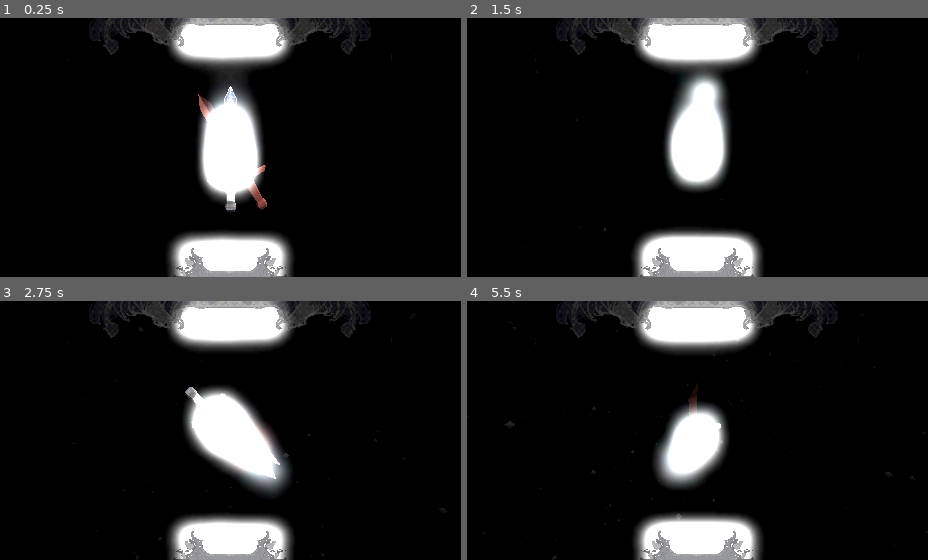
Above: before the commit, frames 1-4 (two rows, left to right).
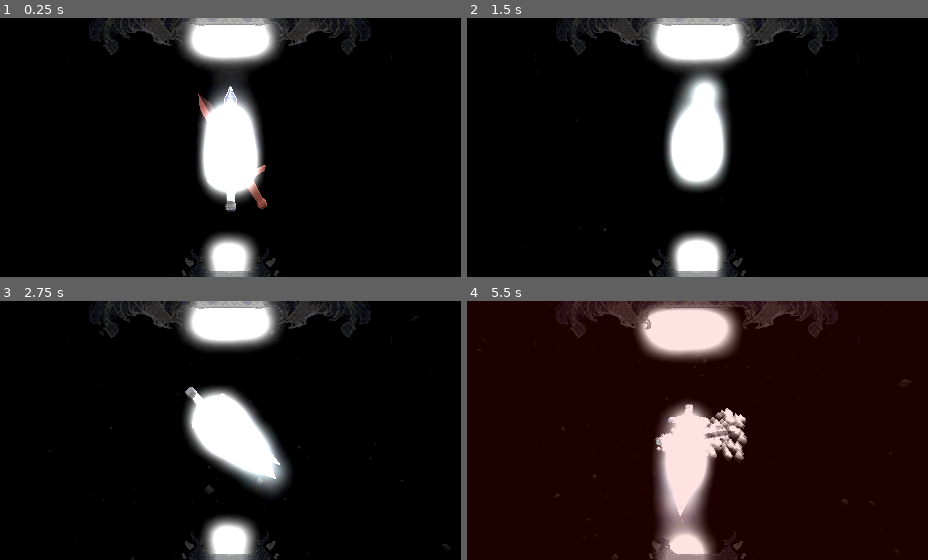
Above: after the commit, the same moments.

Repository: Lukko-Digital/Bladebearer
Game: Godot game, scene res://src/main.tscn
Two runs of this game, one before a commit and one after it. Both use one fixed random seed, a clock stepped at 60 frames per second and the inputs below.
Inputs:
- Up to frame 1 (0.25 s): no input
- Up to frame 2 (1.5 s): hold D (right) 0.53-1.28 s; hold Shift (shift) 0.53-1.28 s; hold S (backward) from 1.28 s (still down); tap Space (space) at 1.35 s
- Up to frame 3 (2.75 s): release S (backward) at 2.03 s; hold D (right) from 2.03 s (still down); hold Shift (shift) from 2.03 s (still down)
- Up to frame 4 (5.5 s): release D (right) at 2.78 s; release Shift (shift) at 2.78 s; hold W (forward) 2.78-3.53 s; tap Space (space) at 2.85, 4.35 s; hold Shift (shift) 3.53-4.28 s; hold A (left) 3.53-5.03 s; hold S (backward) from 5.03 s (still down); hold Shift (shift) from 5.03 s (still down)

The runs differ from the first frame. In frame 1, 5.6% of the frame differs, in the area x 36-64%, y 0-100%; in frame 2, 5.6%; in frame 3, 5.8%; in frame 4, 97%, in the area x 0-100%, y 0-100%.

Commit message:
tweak health

Diff:
--- a/src/game_sequence_handler.gd
+++ b/src/game_sequence_handler.gd
@@ -20,7 +20,7 @@
 
 var PEASANT = CombatantRank.new(1, 2, 6)
 var FOOTSOLDIER = CombatantRank.new(2, 4, 5)
-var KNIGHT = CombatantRank.new(4, 8, 3)
+var KNIGHT = CombatantRank.new(4, 6, 3)
 
 # Variables that control top level of combat
 var action_queue: Array[ACTION]
@@ -34,7 +34,7 @@
 
 # Called when the node enters the scene tree for the first time.
 func _ready() -> void:
-	bearer_rank = KNIGHT
+	bearer_rank = PEASANT
 	opponent_rank = KNIGHT
 	game_loop.call_deferred()
 
